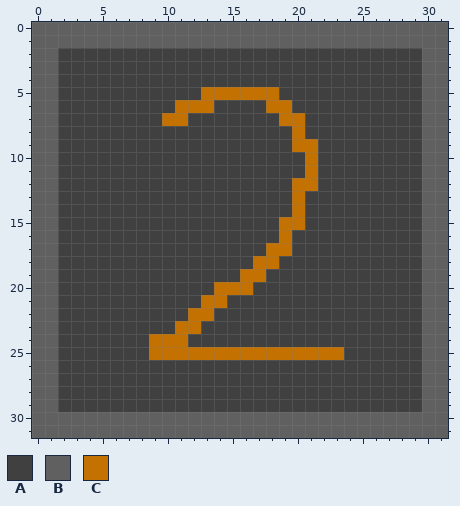
Pixel-art file: assets/cell-2.aseprite. The picture above is the old version.
32x32 pixels, 1 frame.
Palette (. is transparent): A #404040  B #606060  C #c37100
Pixels before, first column x 0:
 0 BBBBBBBBBBBBBBBBBBBBBBBBBBBBBBBB
 1 BBBBBBBBBBBBBBBBBBBBBBBBBBBBBBBB
 2 BBAAAAAAAAAAAAAAAAAAAAAAAAAAAABB
 3 BBAAAAAAAAAAAAAAAAAAAAAAAAAAAABB
 4 BBAAAAAAAAAAAAAAAAAAAAAAAAAAAABB
 5 BBAAAAAAAAAAACCCCCCAAAAAAAAAAABB
 6 BBAAAAAAAAACCCAAAACCAAAAAAAAAABB
 7 BBAAAAAAAACCAAAAAAACCAAAAAAAAABB
 8 BBAAAAAAAAAAAAAAAAAACAAAAAAAAABB
 9 BBAAAAAAAAAAAAAAAAAACCAAAAAAAABB
10 BBAAAAAAAAAAAAAAAAAAACAAAAAAAABB
11 BBAAAAAAAAAAAAAAAAAAACAAAAAAAABB
12 BBAAAAAAAAAAAAAAAAAACCAAAAAAAABB
13 BBAAAAAAAAAAAAAAAAAACAAAAAAAAABB
14 BBAAAAAAAAAAAAAAAAAACAAAAAAAAABB
15 BBAAAAAAAAAAAAAAAAACCAAAAAAAAABB
16 BBAAAAAAAAAAAAAAAAACAAAAAAAAAABB
17 BBAAAAAAAAAAAAAAAACCAAAAAAAAAABB
18 BBAAAAAAAAAAAAAAACCAAAAAAAAAAABB
19 BBAAAAAAAAAAAAAACCAAAAAAAAAAAABB
20 BBAAAAAAAAAAAACCCAAAAAAAAAAAAABB
21 BBAAAAAAAAAAACCAAAAAAAAAAAAAAABB
22 BBAAAAAAAAAACCAAAAAAAAAAAAAAAABB
23 BBAAAAAAAAACCAAAAAAAAAAAAAAAAABB
24 BBAAAAAAACCCAAAAAAAAAAAAAAAAAABB
25 BBAAAAAAACCCCCCCCCCCCCCCAAAAAABB
26 BBAAAAAAAAAAAAAAAAAAAAAAAAAAAABB
27 BBAAAAAAAAAAAAAAAAAAAAAAAAAAAABB
28 BBAAAAAAAAAAAAAAAAAAAAAAAAAAAABB
29 BBAAAAAAAAAAAAAAAAAAAAAAAAAAAABB
30 BBBBBBBBBBBBBBBBBBBBBBBBBBBBBBBB
31 BBBBBBBBBBBBBBBBBBBBBBBBBBBBBBBB
The result:
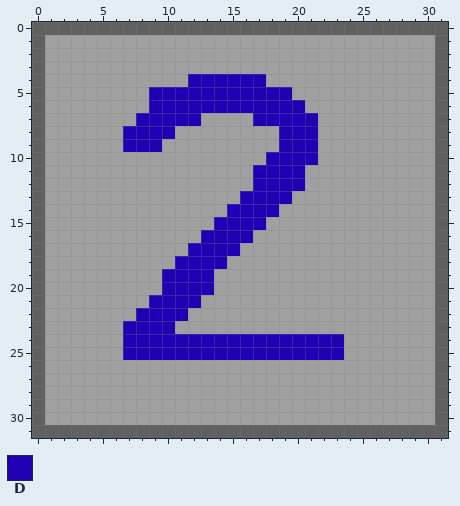
Colours new in this view: D #2000b2
Change:
colour A: #404040 -> #a0a0a0
Changed rows in their new state; - is a pixel that keeps its letter.
first column x 1:
 1 AAAAAAAAAAAAAAAAAAAAAAAAAAAAAA
 2 A----------------------------A
 3 A----------------------------A
 4 A----------DDDDDD------------A
 5 A-------DDDDDDDDDDD----------A
 6 A-------DDDDDDDDDDDD---------A
 7 A------DDDDD----DDDDD--------A
 8 A-----DDDD--------DDD--------A
 9 A-----DDD---------DDD--------A
10 A----------------DDDD--------A
11 A---------------DDDDA--------A
12 A---------------DDDDA--------A
13 A--------------DDDDA---------A
14 A-------------DDDD-A---------A
15 A------------DDDD-AA---------A
16 A-----------DDDD--A----------A
17 A----------DDDD--AA----------A
18 A---------DDDD--AA-----------A
19 A--------DDDD--AA------------A
20 A--------DDDDAAA-------------A
21 A-------DDDDAA---------------A
22 A------DDDDAA----------------A
23 A-----DDDDAA-----------------A
24 A-----DDDDDDDDDDDDDDDDD------A
25 A-----DDDDDDDDDDDDDDDDD------A
26 A----------------------------A
27 A----------------------------A
28 A----------------------------A
29 A----------------------------A
30 AAAAAAAAAAAAAAAAAAAAAAAAAAAAAA
